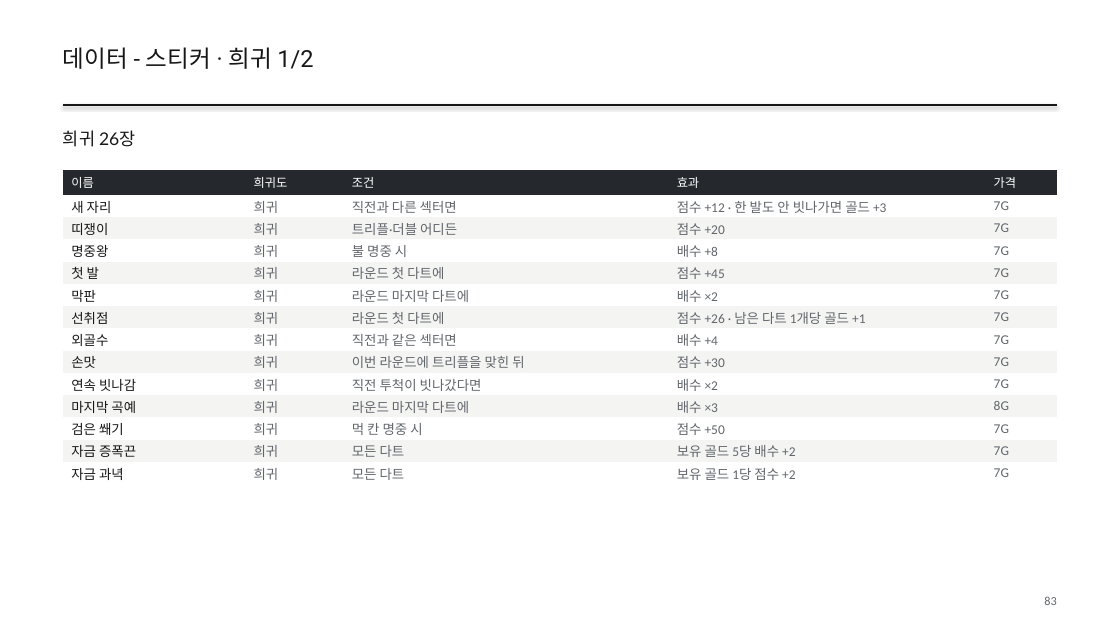
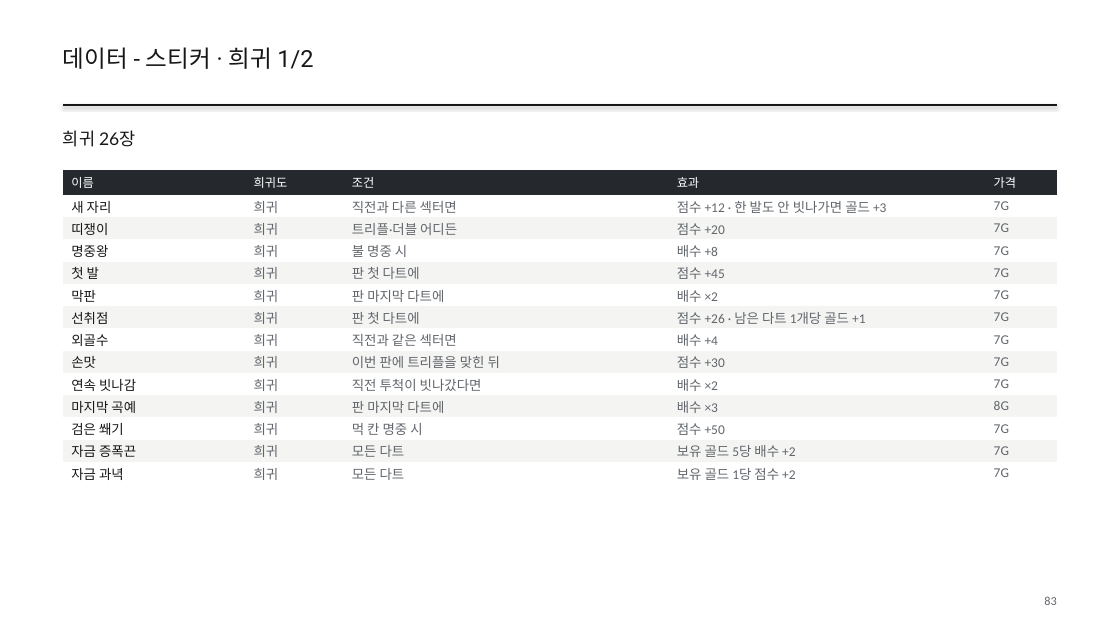
Before and after one commit to GGbong69/test-03, a slide deck: slide 83 of docs/HIGHTONE_기획서.pptx. Drawn at 1120x630 pixels with LibreOffice and Linux fonts; fonts in the diff are those of the drawing. Boxes give left, top, right and bottom in pixels: in the first picture for what was removed or moved away, otherwise in the second. Text is boxed around its words. In the diff, an @@ line names an element or a change of style, - is before the commit and + after.

```diff
--- a/docs/HIGHTONE_기획서.pptx
+++ b/docs/HIGHTONE_기획서.pptx
@@ table at <box>63,170,1057,485</box> @@
-row 5, column 3: 라운드 첫 다트에
+row 5, column 3: 판 첫 다트에
-row 6, column 3: 라운드 마지막 다트에
+row 6, column 3: 판 마지막 다트에
-row 7, column 3: 라운드 첫 다트에
+row 7, column 3: 판 첫 다트에
-row 9, column 3: 이번 라운드에 트리플을 맞힌 뒤
+row 9, column 3: 이번 판에 트리플을 맞힌 뒤
-row 11, column 3: 라운드 마지막 다트에
+row 11, column 3: 판 마지막 다트에
```
Also in this commit, not shown: 37 other slides changed, 2 other files.
